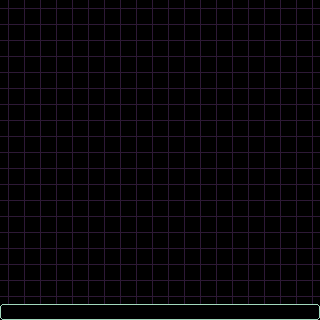
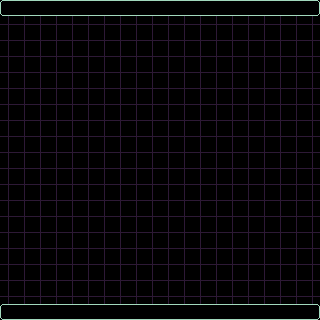
Revision of a layered (320, 320) image; what changed, layer by layer:
added layer "New Layer#3" above "New Layer#1" over left=0, top=0, right=320, bottom=16
